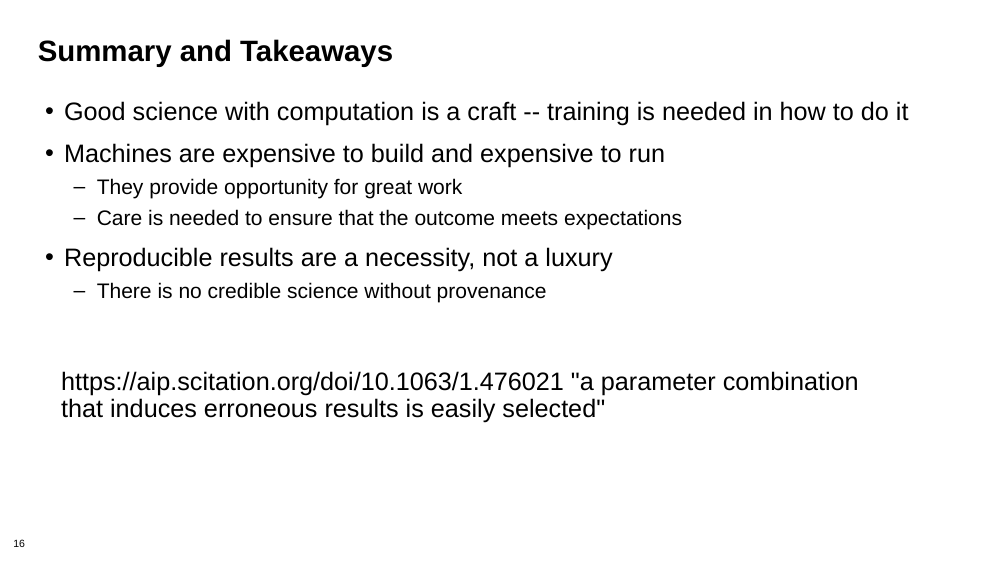
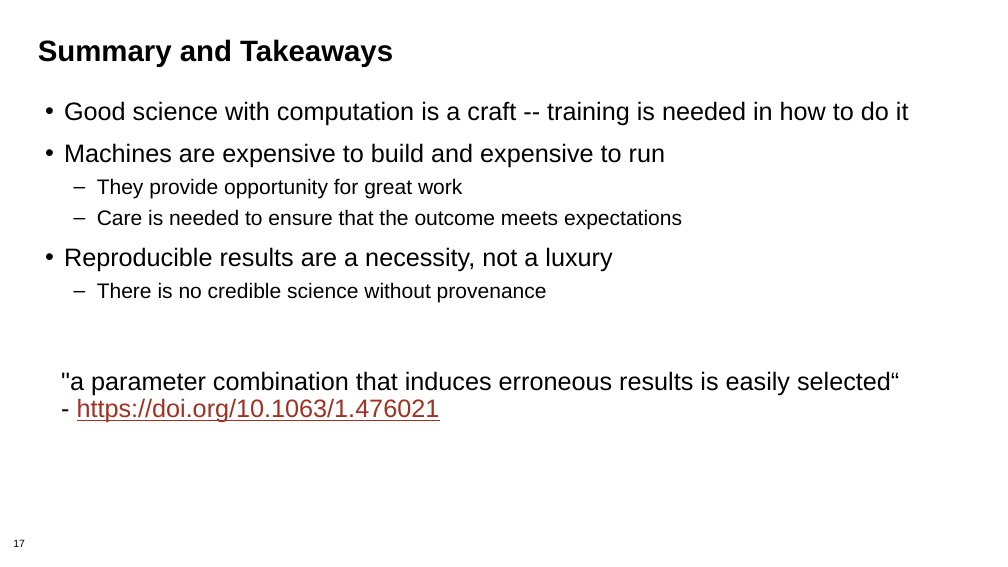
Before and after one commit to bssw-tutorial/presentations, a slide deck: slide 17 of computational-expts.pptx (slide 16 before the commit). Drawn at 1008x567 pixels with LibreOffice and Linux fonts; fonts in the diff are those of the drawing; background and template pictures are left out. Boxes give left, top, right and bottom in pixels: in the first picture for what was removed or moved away, otherwise in the second. Text is boxed around its words. In the diff, an @@ line names an element or a change of style, - is before the commit and + after.

```diff
--- a/computational-expts.pptx
+++ b/computational-expts.pptx
@@ text at (61, 371, 899, 423): text changed @@
-https://aip.scitation.org/doi/10.1063/1.476021 "a parameter combination
-that induces erroneous results is easily selected"
+"a parameter combination that induces erroneous results is easily selected“
+- https://doi.org/10.1063/1.476021
@@ page number at (13, 539, 25, 547): text changed @@
-16
+17
```
Also in this commit, not shown: 1 other slide changed, 1 slide added, 7 other files.
